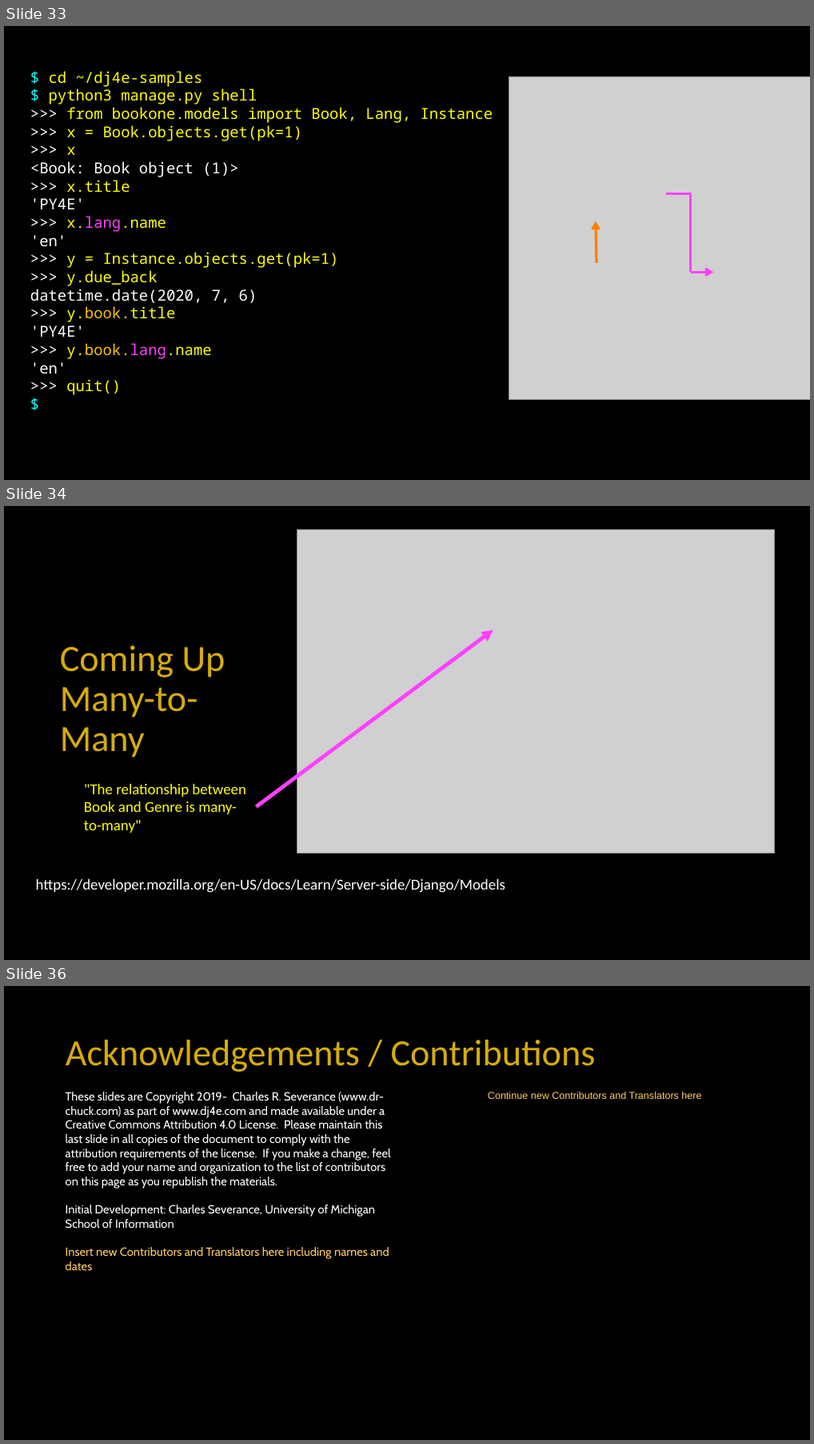
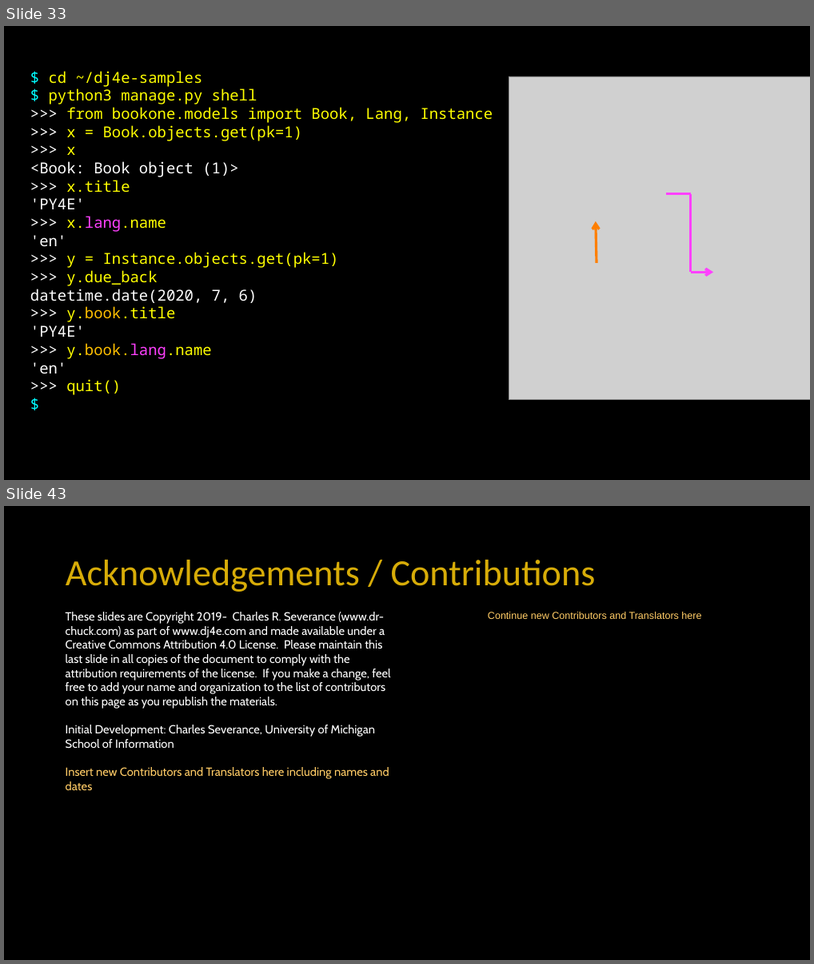
Before and after one commit to csev/dj4e, a slide deck: lectures/DJ-03-One-To-Many.pptx. Shown one above the other, each under a label of ours: slides 33, 34 and 36 before the commit, slides 33 and 43 after it; the slides between them are not shown. The pictures are 814x1444 and 814x964 pixels, drawn with LibreOffice and Linux fonts; fonts in the diff are those of the drawing; grey boxes stand for pictures. Boxes give left, top, right and bottom in pixels: in the first picture for what was removed or moved away, otherwise in the second. Text is boxed around its words. In the diff, an @@ line names an element or a change of style, - is before the commit and + after.

```diff
--- a/lectures/DJ-03-One-To-Many.pptx
+++ b/lectures/DJ-03-One-To-Many.pptx
@@ slide 34 removed at box(4, 506, 810, 960), background #000000 @@
@@ picture removed at box(297, 529, 775, 852) @@
@@ title removed at box(60, 645, 226, 757) @@
-Coming Up
-Many-to-Many
@@ arrow removed from (256, 807) to (494, 630) @@
@@ text removed at box(84, 784, 246, 832) @@
-"The relationship between Book and Genre is many-to-many"
@@ text removed at box(36, 879, 506, 892) @@
-https://developer.mozilla.org/en-US/docs/Learn/Server-side/Django/Models
@@ what was slide 36 is now slide 43 @@
```
Also in this commit, not shown: 9 slides added, 1 other slide removed, 1 other file.
